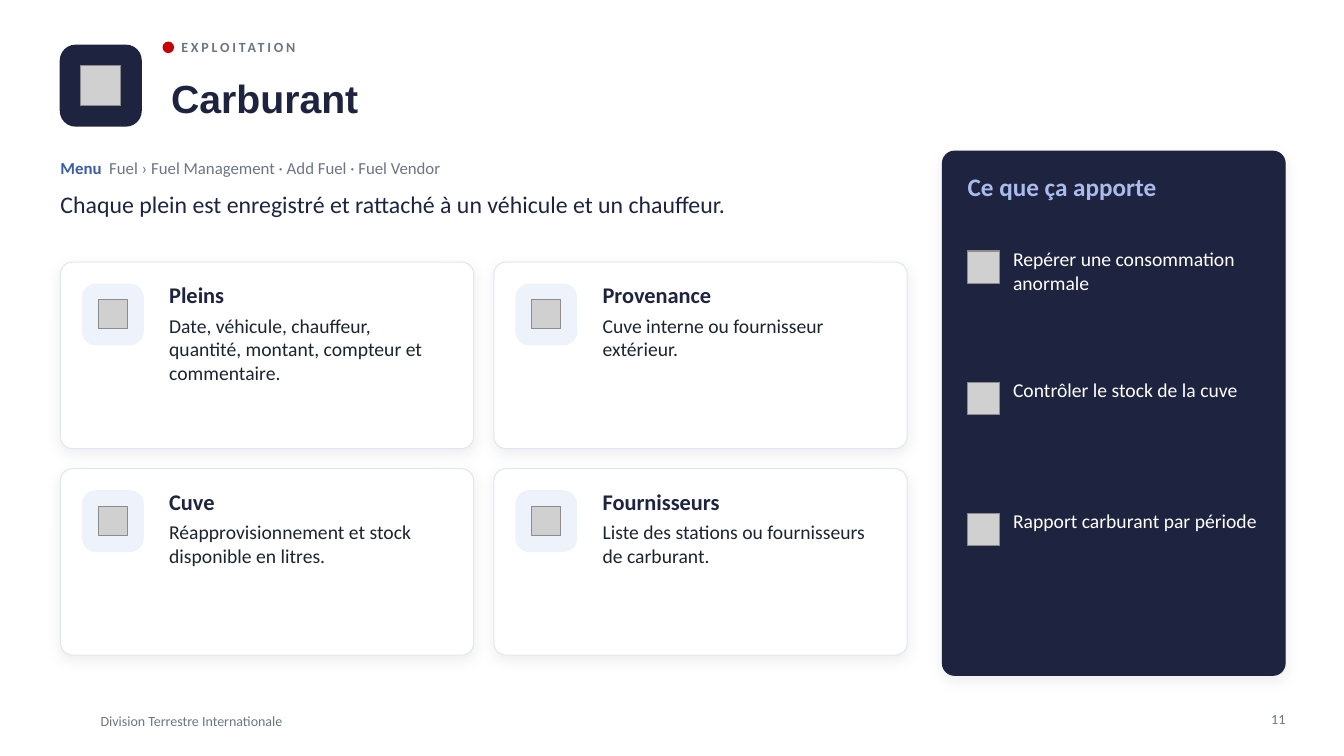
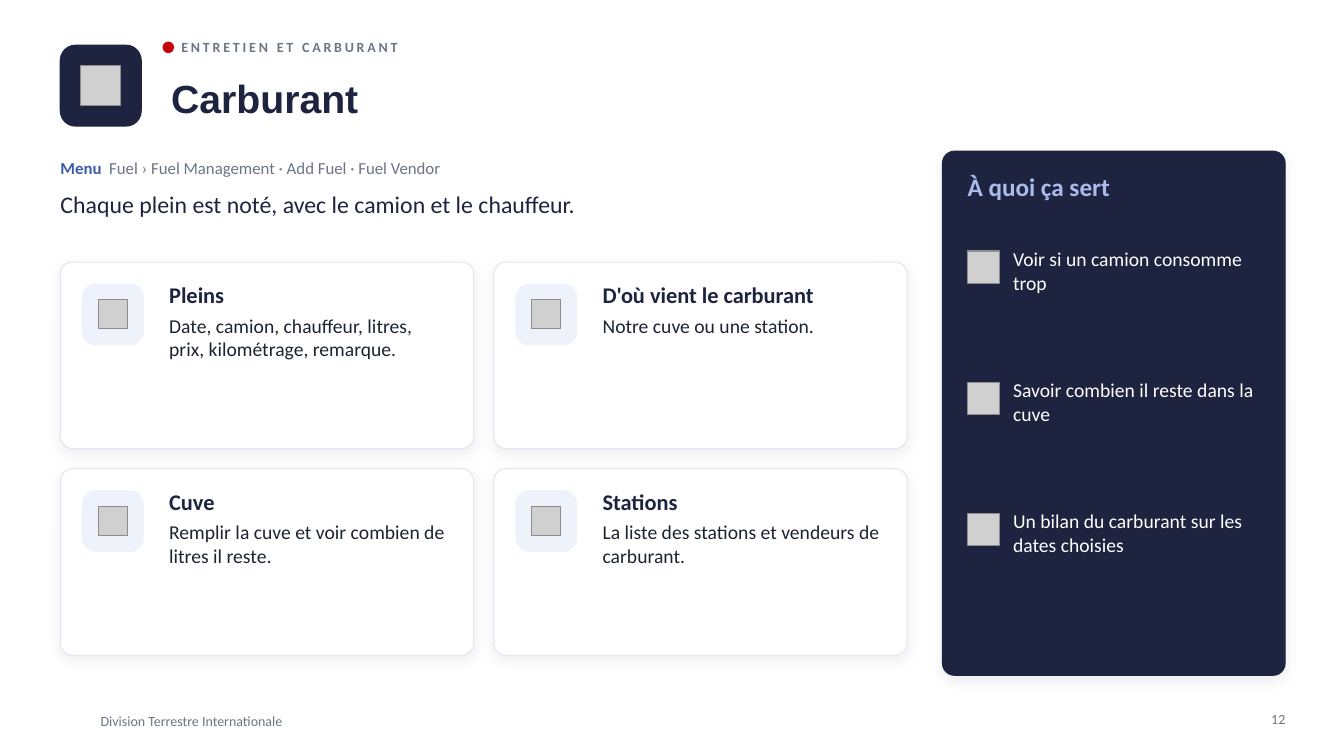
Before and after one commit to meledjearmel/portfolio-assets, a slide deck: slide 12 of formations/dti/presentation-division-terrestre-internationale.pptx (slide 11 before the commit). Drawn at 1344x756 pixels with LibreOffice and Linux fonts; fonts in the diff are those of the drawing; grey boxes stand for pictures; background and template pictures are left out. Boxes give left, top, right and bottom in pixels: in the first picture for what was removed or moved away, otherwise in the second. Text is boxed around its words. In the diff, an @@ line names an element or a change of style, - is before the commit and + after.

```diff
--- a/formations/dti/presentation-division-terrestre-internationale.pptx
+++ b/formations/dti/presentation-division-terrestre-internationale.pptx
@@ text at [181, 43, 398, 52]: text changed @@
-EXPLOITATION
+ENTRETIEN ET CARBURANT
@@ text at [968, 176, 1109, 200]: text changed @@
-Ce que ça apporte
+À quoi ça sert
@@ text at [60, 196, 574, 217]: text changed @@
-Chaque plein est enregistré et rattaché à un véhicule et un chauffeur.
+Chaque plein est noté, avec le camion et le chauffeur.
@@ text at [1013, 252, 1242, 293]: text changed @@
-Repérer une consommation anormale
+Voir si un camion consomme trop
@@ text at [603, 287, 814, 333]: text changed @@
-Provenance
-Cuve interne ou fournisseur extérieur.
+D'où vient le carburant
+Notre cuve ou une station.
@@ text at [169, 319, 411, 360]: text changed @@
-Date, véhicule, chauffeur, quantité, montant, compteur et commentaire.
+Date, camion, chauffeur, litres, prix, kilométrage, remarque.
@@ text at [1013, 383, 1253, 421]: text changed @@
-Contrôler le stock de la cuve
+Savoir combien il reste dans la cuve
@@ text at [603, 494, 879, 563]: text changed @@
-Fournisseurs
-Liste des stations ou fournisseurs de carburant.
+Stations
+La liste des stations et vendeurs de carburant.
@@ text at [169, 525, 444, 563]: text changed @@
-Réapprovisionnement et stock disponible en litres.
+Remplir la cuve et voir combien de litres il reste.
@@ text at [1013, 514, 1242, 552]: text changed @@
-Rapport carburant par période
+Un bilan du carburant sur les dates choisies
@@ page number at [1271, 715, 1285, 724]: text changed @@
-11
+12
```
Also in this commit, not shown: 23 other slides changed, 1 slide added, 1 other file.
